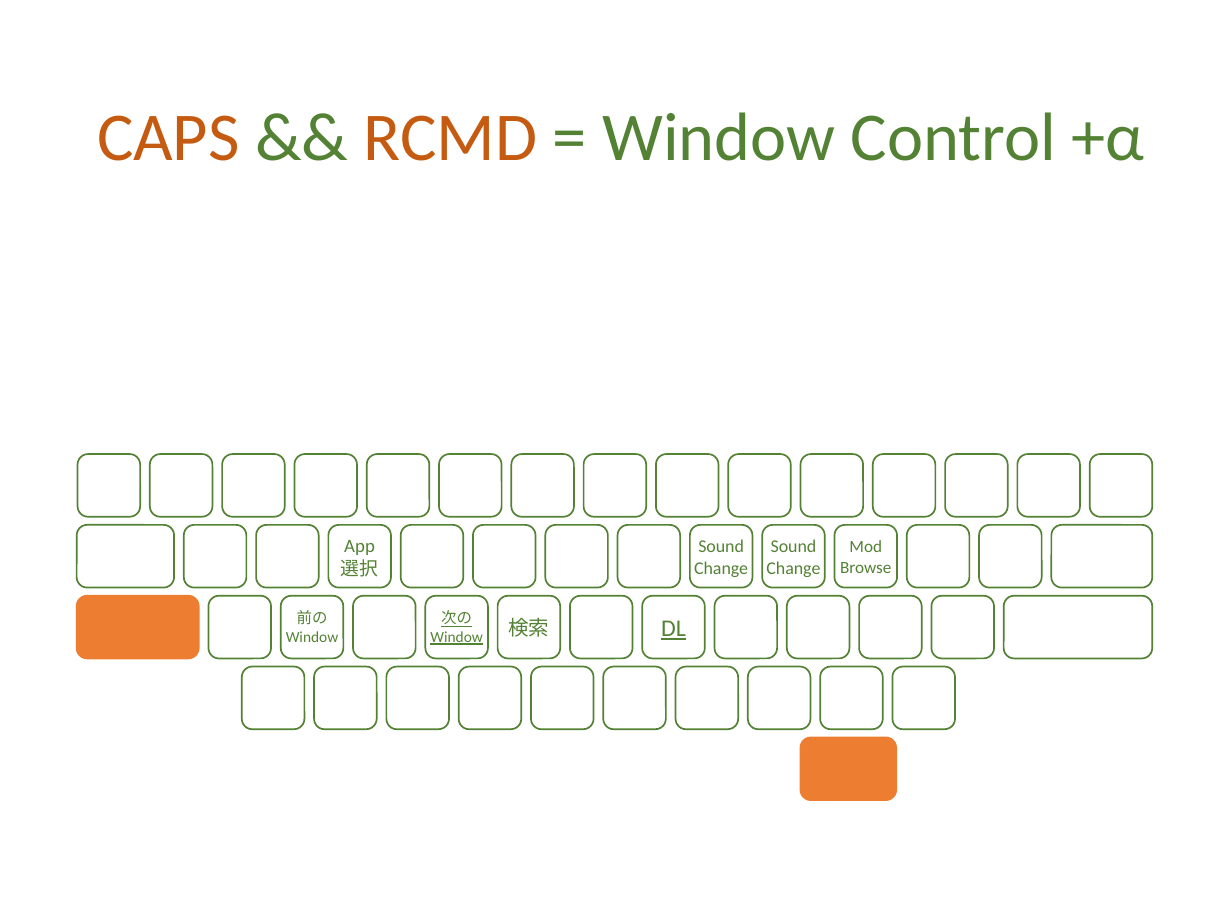
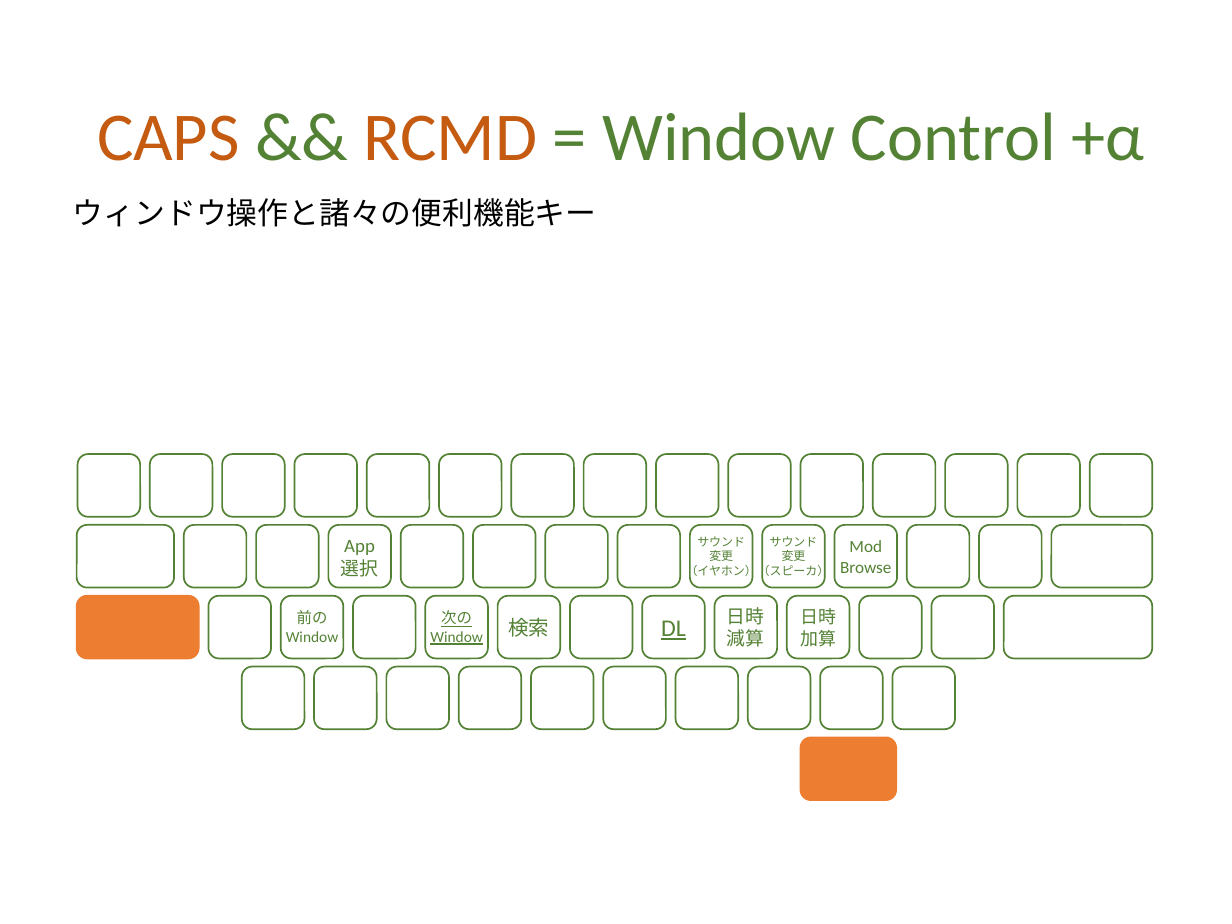
Before and after one commit to ittooo66/myAHK, a slide deck: slide 9 of MANUAL.pptx. Drawn at 1232x924 pixels with LibreOffice and Linux fonts; fonts in the diff are those of the drawing. Boxes give left, top, right and bottom in pixels: in the first picture for what was removed or moved away, otherwise in the second. Text is boxed around its words. In the diff, an @@ line names an element or a change of style, - is before the commit and + after.

```diff
--- a/MANUAL.pptx
+++ b/MANUAL.pptx
@@ text added at [73,198,597,227], 18 pt, text #000000 @@
+ウィンドウ操作と諸々の便利機能キー
@@ text in rounded rectangle at [686,536,757,578]: text changed; size 10.5 to 7 pt @@
-Sound
-Change
+サウンド
+変更
+（イヤホン）
@@ text in rounded rectangle at [758,536,830,578]: text changed; size 10.5 to 7 pt @@
-Sound
-Change
+サウンド
+変更
+（スピーカ）
@@ text in rounded rectangle at [727,607,765,647]: text added @@
+日時
+減算
@@ text in rounded rectangle at [800,608,836,647]: text added @@
+日時
+加算
```
Also in this commit, not shown: 6 other slides changed.
